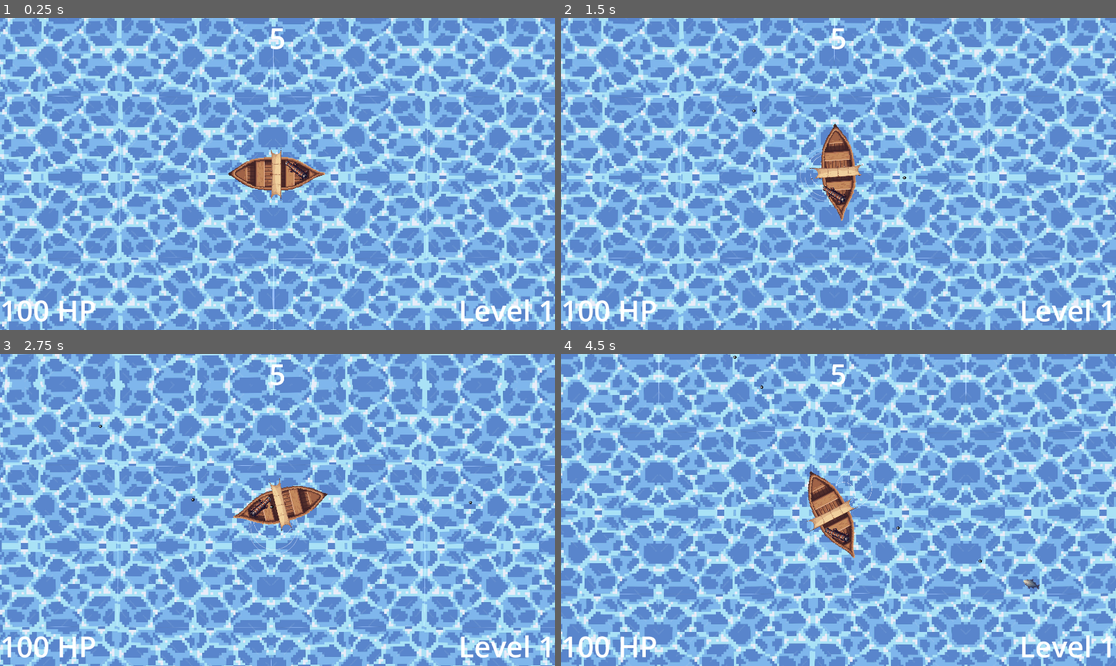
Above: before the commit, frames 1-4 (two rows, left to right).
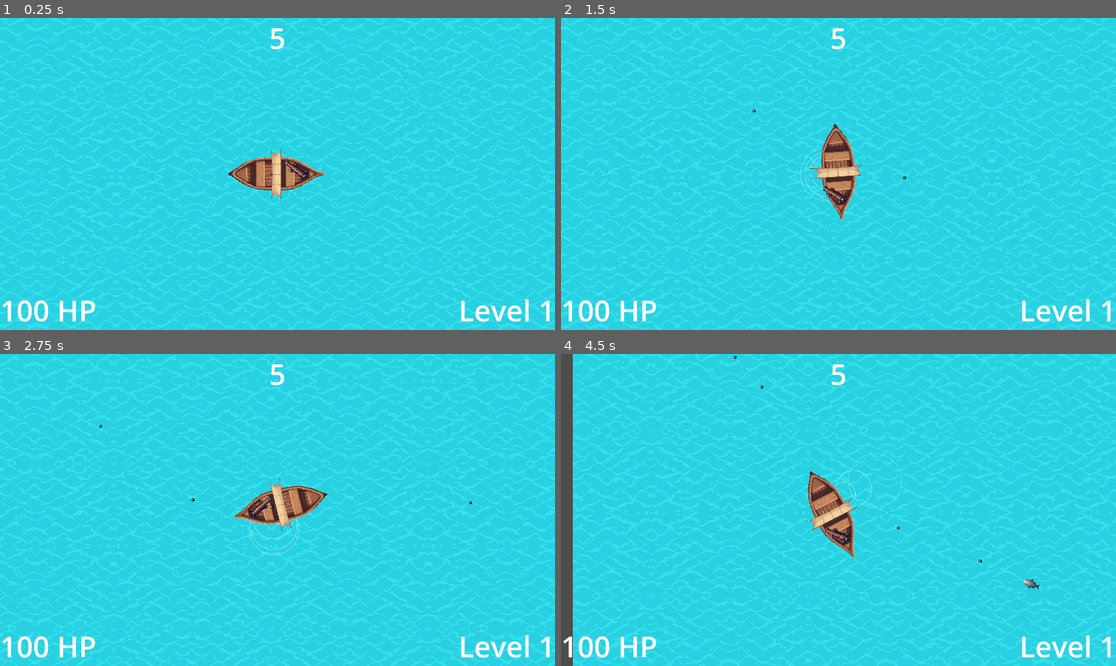
Above: after the commit, the same moments.

Repository: HephaistosForge/OceanDreamer
Game: Godot game, scene res://levels/main.tscn
The game is run twice, just before and just after one commit, with the same random seed, the same clock (stepped at 60 frames per second) and the same inputs. The engine's default icon, where the game draws it, is replaced by a stand-in: a white triangle on a blue panel in a dark square.
Inputs (mouse positions are in pixels of both pictures, inside the frame that each line leads up to):
- Up to frame 1 (0.25 s): no input
- Up to frame 2 (1.5 s): move the mouse to (960, 158) at 0.52 s; hold D (turn_right) 0.53-1.28 s; hold Space (shoot) 0.53-1.28 s; move the mouse to (727, 189) at 1.27 s; hold S (backward) from 1.28 s (still down); tap Space (shoot) at 1.35 s
- Up to frame 3 (2.75 s): move the mouse to (333, 441) at 2.02 s; release S (backward) at 2.03 s; hold D (turn_right) from 2.03 s (still down); hold Space (shoot) from 2.03 s (still down)
- Up to frame 4 (4.5 s): move the mouse to (810, 572) at 2.77 s; release D (turn_right) at 2.78 s; release Space (shoot) at 2.78 s; hold W (forward) 2.78-3.53 s; tap Space (shoot) at 2.85, 4.35 s; move the mouse to (1005, 556) at 3.52 s; hold Space (shoot) 3.53-4.28 s; hold A (turn_left) from 3.53 s (still down); move the mouse to (672, 463) at 4.27 s

The runs differ from the first frame. In frame 1, 98% of the frame differs, in the area x 0-100%, y 0-100%; in frame 2, 98%; in frame 3, 98%; in frame 4, 98%.

Commit message:
Add new water texture

Diff:
--- a/world/water.tscn
+++ b/world/water.tscn
@@ -1,7 +1,7 @@
 [gd_scene load_steps=4 format=3 uid="uid://brm5t5bdf23on"]
 
-[ext_resource type="Texture2D" uid="uid://cy18o1x0ymjfx" path="res://world/water.jpg" id="1_bi1p8"]
 [ext_resource type="Shader" path="res://world/water.gdshader" id="1_mwxqk"]
+[ext_resource type="Texture2D" uid="uid://v4gw3ruesw6d" path="res://world/water.png" id="2_325hb"]
 
 [sub_resource type="ShaderMaterial" id="ShaderMaterial_w1o8k"]
 shader = ExtResource("1_mwxqk")
@@ -18,4 +18,4 @@
 material = SubResource("ShaderMaterial_w1o8k")
 position = Vector2(4.99988, -20.9999)
 scale = Vector2(5.314, 5.586)
-texture = ExtResource("1_bi1p8")
+texture = ExtResource("2_325hb")
Binary file added: world/water.png
Not shown, added: world/water.png.import
